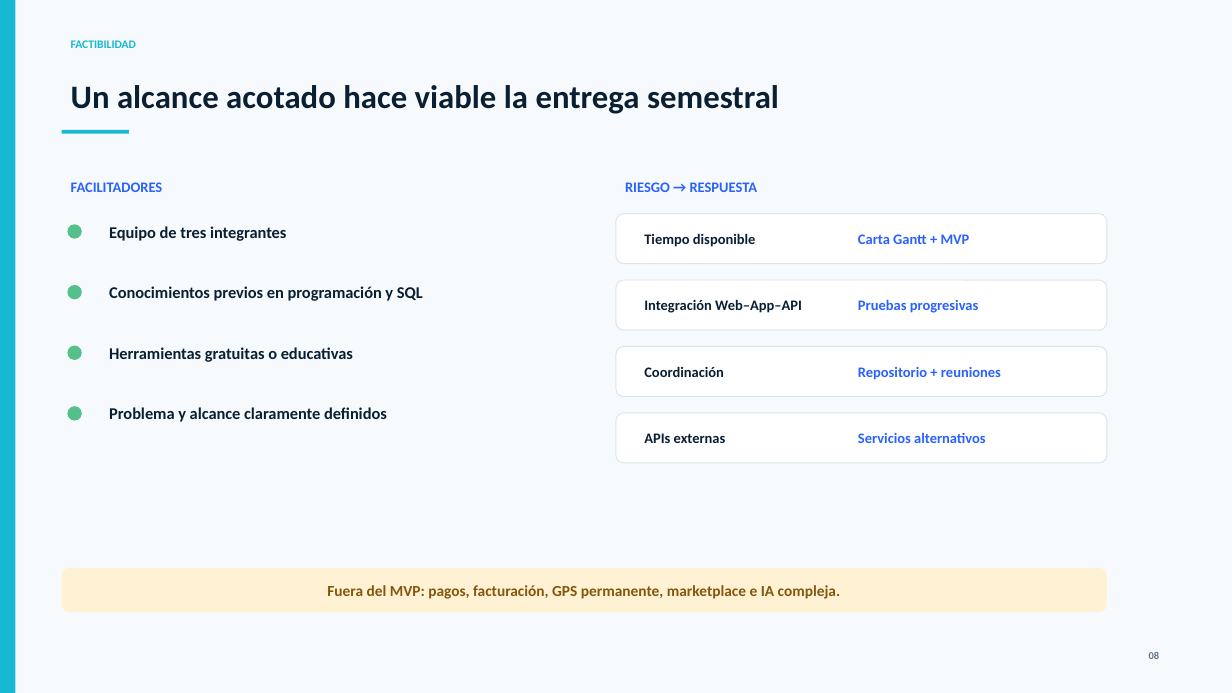
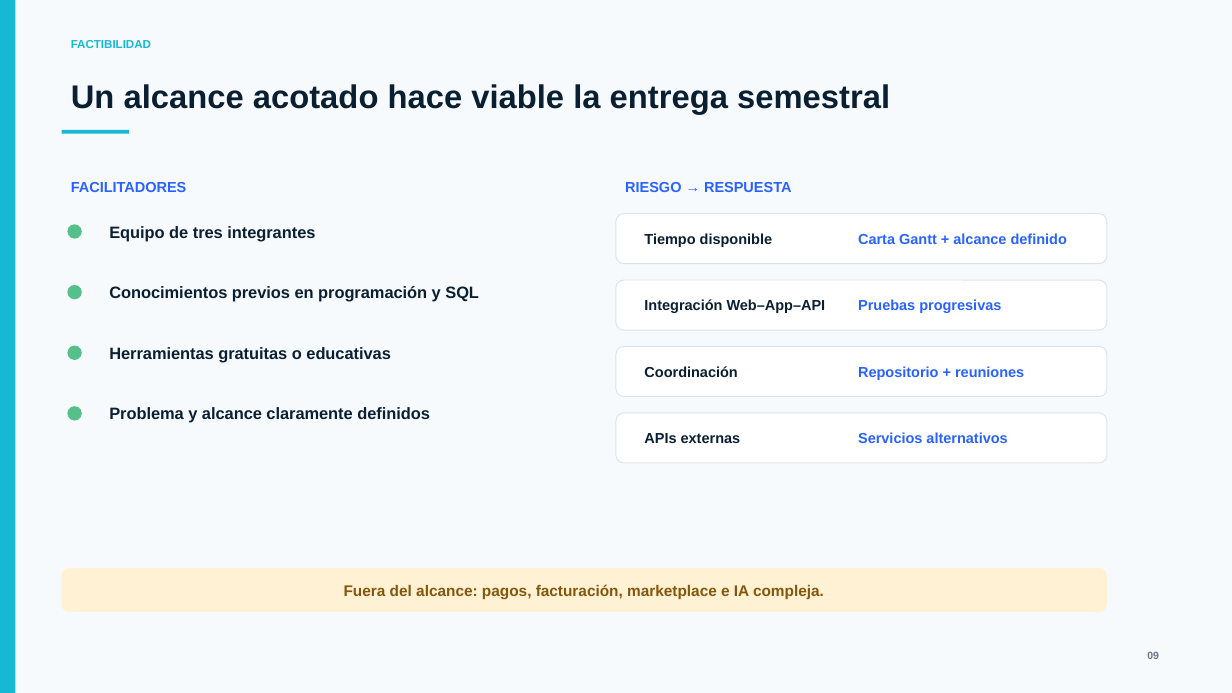
Before and after one commit to JoseHerreraNacho/CAPSTONE_011V_Grupo_2, a slide deck: slide 9 of Fase 1/Evidencias Grupales/Presentación Proyecto.pptx (slide 8 before the commit). Drawn at 1232x693 pixels with LibreOffice and Linux fonts; fonts in the diff are those of the drawing. Boxes give left, top, right and bottom in pixels: in the first picture for what was removed or moved away, otherwise in the second. Text is boxed around its words. In the diff, an @@ line names an element or a change of style, - is before the commit and + after.

```diff
--- a/Fase 1/Evidencias Grupales/Presentación Proyecto.pptx
+++ b/Fase 1/Evidencias Grupales/Presentación Proyecto.pptx
@@ text at (858,233,1067,244): text changed; font Calibri to Arial @@
-Carta Gantt + MVP
+Carta Gantt + alcance definido
@@ font Calibri to Arial in 15 elements at (71,40,151,48), (71,84,890,115), (71,182,187,192), (109,226,315,241), (109,286,479,302), (109,347,391,362), (109,407,430,423), (625,182,791,192), (644,233,772,247), (644,299,826,313), (858,299,1001,313), (644,366,737,377), (858,366,1024,380), (644,433,741,443), (858,432,1007,443) @@
@@ text at (344,584,824,599): text changed; font Calibri to Arial @@
-Fuera del MVP: pagos, facturación, GPS permanente, marketplace e IA compleja.
+Fuera del alcance: pagos, facturación, marketplace e IA compleja.
@@ text at (1147,652,1159,659): text changed; font Calibri to Arial @@
-08
+09
```
Also in this commit, not shown: 11 other slides changed, 3 slides added, 3 slides removed.
